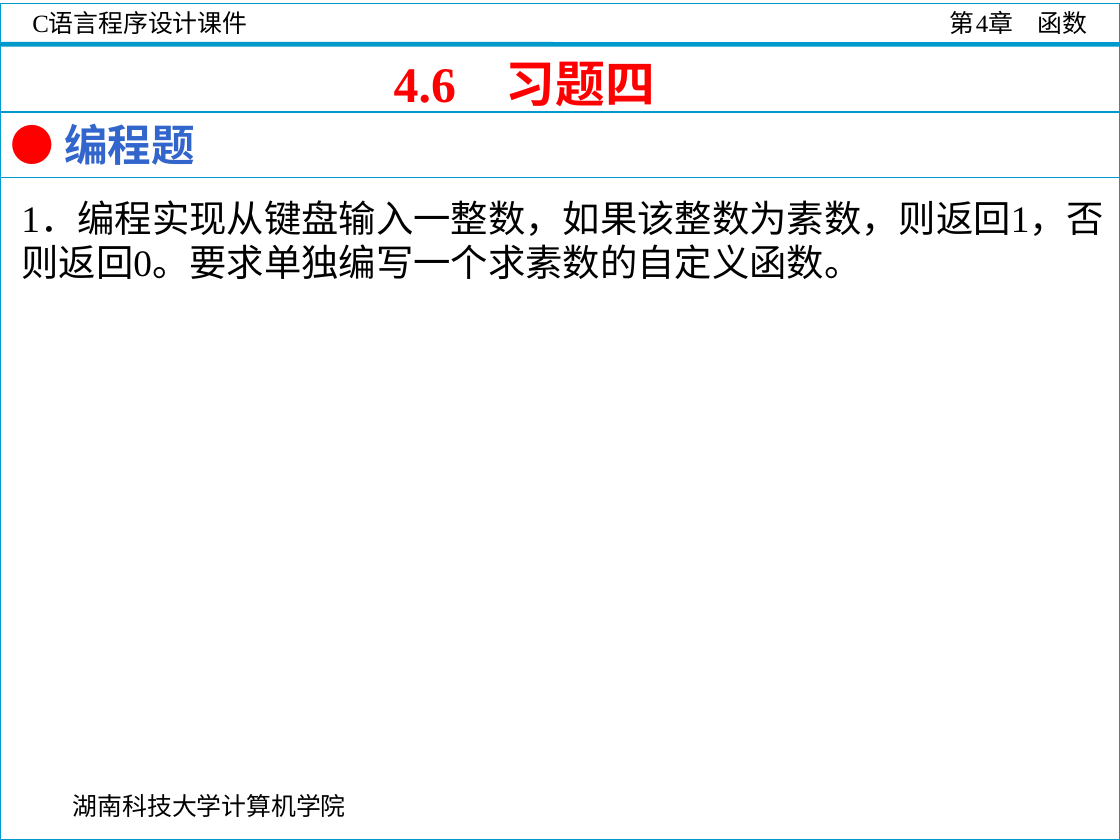
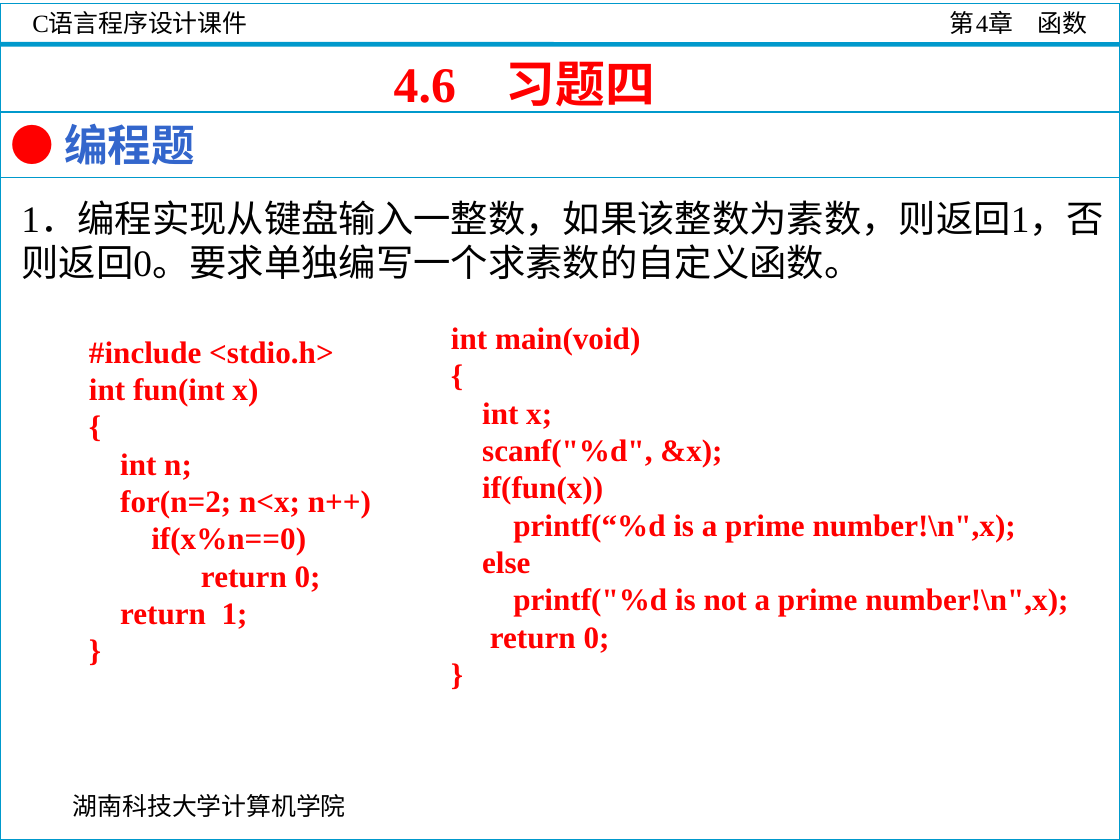
Before and after one commit to guoshengkang/guoshengkang.github.io, a slide deck: slide 108 of files/Slides_C_Programming/C语言程序设计__第4章.ppt. Drawn at 1120x840 pixels with LibreOffice and Linux fonts; fonts in the diff are those of the drawing; background and template pictures are left out. Boxes give left, top, right and bottom in pixels: in the first picture for what was removed or moved away, otherwise in the second. Text is boxed around its words. In the diff, an @@ line names an element or a change of style, - is before the commit and + after.

```diff
--- a/files/Slides_C_Programming/C语言程序设计__第4章.ppt
+++ b/files/Slides_C_Programming/C语言程序设计__第4章.ppt
@@ text added at bbox=[451, 327, 1068, 653], 20 pt, text #FF0000, bold @@
+int main(void)
+{
+int x;
+scanf("%d", &x);
+if(fun(x))
+printf(“%d is a prime number!\n",x);
+else
+printf("%d is not a prime number!\n",x);
+return 0;
+}
@@ text added at bbox=[89, 341, 371, 629], 20 pt, text #FF0000, bold @@
+#include <stdio.h>
+int fun(int x)
+{
+int n;
+for(n=2; n<x; n++)
+if(x%n==0)
+return 0;
+return 1;
+}
```
Also in this commit, not shown: 20 other slides changed, 8 other files.
